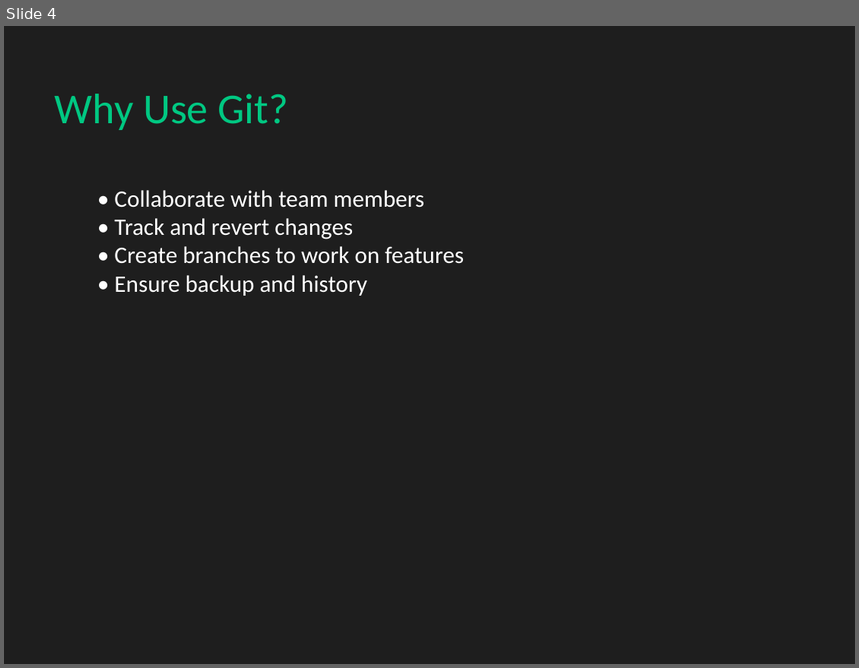
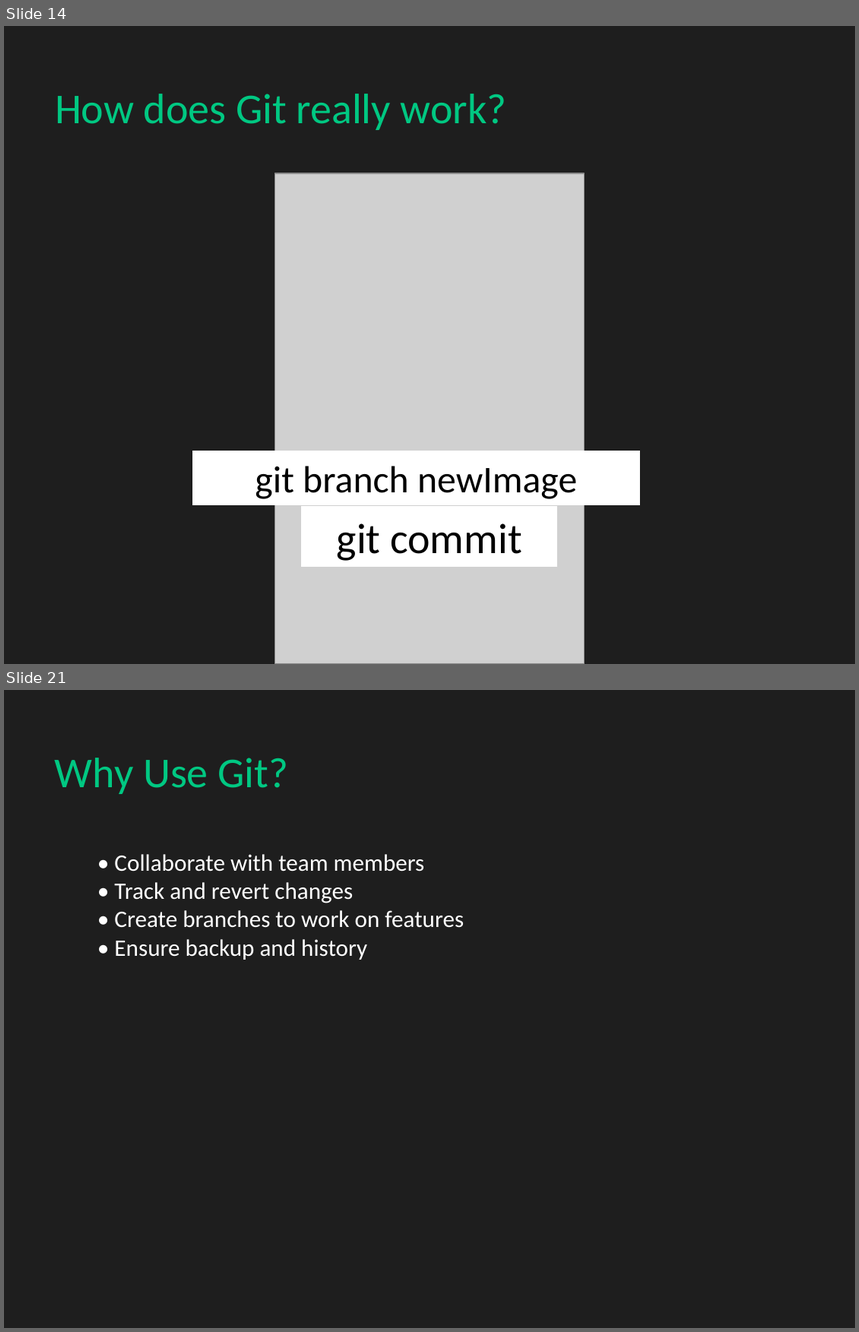
Before and after one commit to OmarMoamarFostok/git-presentation, a slide deck: Git_Presentation.pptx. Shown one above the other, each under a label of ours: slide 4 before the commit, slides 14 and 21 after it; the slides between them are not shown. The pictures are 859x668 and 859x1332 pixels, drawn with LibreOffice and Linux fonts; fonts in the diff are those of the drawing; grey boxes stand for pictures. Boxes give left, top, right and bottom in pixels: in the first picture for what was removed or moved away, otherwise in the second. Text is boxed around its words. In the diff, an @@ line names an element or a change of style, - is before the commit and + after.

```diff
--- a/Git_Presentation.pptx
+++ b/Git_Presentation.pptx
@@ slide 14 added at <box>4,26,855,664</box>, background #1E1E1E @@
@@ text added at <box>55,94,507,130</box>, 36 pt, text #00C882 @@
+How does Git really work?
@@ picture added at <box>275,173,584,664</box> @@
@@ rectangle added at <box>193,451,640,506</box>, fill #FFFFFF, outline #FFFFFF 0.75 pt, 32 pt, text #000000 @@
+git branch newImage
@@ rectangle added at <box>302,507,557,567</box>, fill #FFFFFF, outline #FFFFFF 0.75 pt, 36 pt, text #000000 @@
+git commit
@@ what was slide 4 is now slide 21 @@
```
Also in this commit, not shown: 3 slides changed, 17 other slides added, 1 slide removed.
